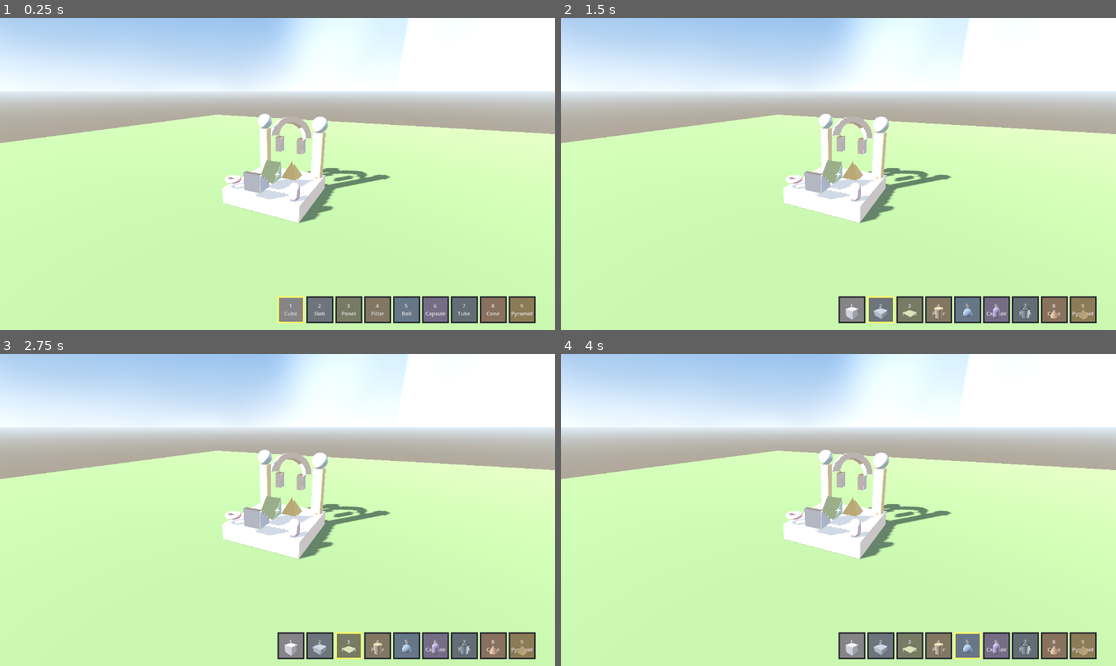
Above: before the commit, frames 1-4 (two rows, left to right).
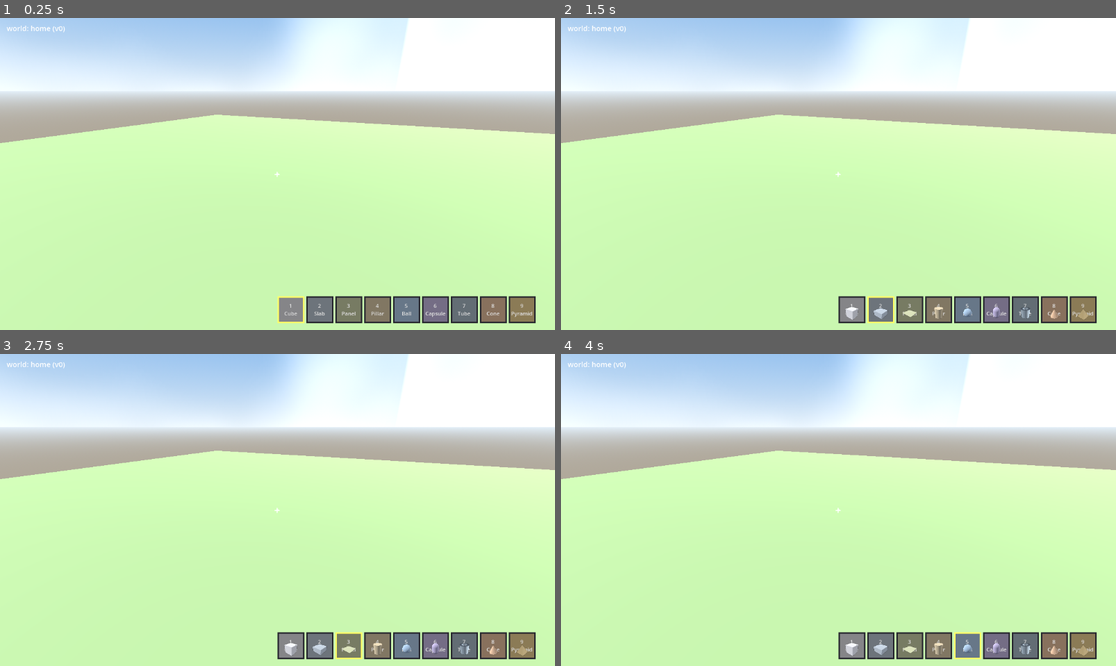
Above: after the commit, the same moments.

Repository: liamhodgsonhollingsworth/Resonance-Evolution
Game: Godot game, scene res://aperture/sandbox_home.tscn
Two runs of this game, one before a commit and one after it. Both use one fixed random seed, a clock stepped at 60 frames per second and the inputs below. This scene is started directly instead of the project's main scene.
Inputs:
- Up to frame 1 (0.25 s): no input
- Up to frame 2 (1.5 s): click "1 Cube" at 0.5 s; click "2 Slab" at 1.25 s
- Up to frame 3 (2.75 s): click "3 Panel" at 2 s
- Up to frame 4 (4 s): click "4 Pillar" at 2.75 s; click "5 Ball" at 3.5 s

The runs differ from the first frame. In frame 1, 4.3% of the frame differs, in the area x 1-71%, y 2-66%; in frame 2, 4.3%; in frame 3, 4.3%; in frame 4, 4.3%.

Commit message:
feat(aperture): windowed proofs + world isolation + headless test for the Home area
- sandbox_home.gd: switch to the 'home' append-only world after super._ready()
  (guarded against the --shot race); override _take_shot to write docs/sandbox_home.png
  (placed objects + PainterlySky sky/clouds), not clobbering the base sandbox proof.
- aperture_3d.gd: add --shot-home-door mode framing the new Home door on the +X wall.
- headless_sandbox_home_test.gd: asserts the door target + same-window plan, the home
  scene loads clean, editing is inherited, world=home, place works, sky present. All PASS.
- Proof PNGs: docs/aperture_home_door.png (Home door in the room),
  docs/sandbox_home.png (standing in the home area, placed build + sky/clouds).

Co-Authored-By: Claude Opus 4.8 <noreply@anthropic.com>

Diff:
--- a/godot/aperture/aperture_3d.gd
+++ b/godot/aperture/aperture_3d.gd
@@ -167,7 +167,9 @@
 		_build_hud()
 		Input.mouse_mode = Input.MOUSE_MODE_CAPTURED
 	_apply_camera_rotation()
-	if _shot_board_requested():
+	if _shot_home_door_requested():
+		await _take_home_door_shot()
+	elif _shot_board_requested():
 		await _take_board_shot()
 	elif _shot_requested():
 		await _take_shot()
@@ -890,6 +892,37 @@
 	return "--shot-board" in OS.get_cmdline_user_args() or "--shot-board" in OS.get_cmdline_args()
 
 
+func _shot_home_door_requested() -> bool:
+	return "--shot-home-door" in OS.get_cmdline_user_args() or "--shot-home-door" in OS.get_cmdline_args()
+
+
+## Windowed proof that the NEW Home door is present in the current aperture room (Liam 2026-07-06 slice
+## 1). Frames the +X wall where the Home door sits, so the screenshot shows the glowing door + its
+## "Home" lintel sign inside the room, then quits. --shot-home-door needs a display.
+func _take_home_door_shot() -> void:
+	_did_shot = true
+	if _headless:
+		print("[aperture_3d] --shot-home-door needs a display. Exit 2.")
+		get_tree().quit(2)
+		return
+	# Stand in the room facing the +X wall (where the Home door is at [11.4,0,0]); the door + sign fill frame.
+	_pos = Vector3(4.0, 1.9, 0.0)
+	_cam.position = _pos
+	_yaw = deg_to_rad(-90.0)   # look toward +X
+	_pitch = 0.05
+	_apply_camera_rotation()
+	await get_tree().create_timer(1.0).timeout
+	for _i in 8:
+		await get_tree().process_frame
+	await RenderingServer.frame_post_draw
+	var out := "res://docs/aperture_home_door.png"
+	var img := get_viewport().get_texture().get_image()
+	DirAccess.make_dir_recursive_absolute(ProjectSettings.globalize_path("res://docs"))
+	img.save_png(out)
+	print("[aperture_3d] home-door proof written: %s" % out)
+	get_tree().quit(0)
+
+
 ## Windowed proof that the 3D computer opens the 2D board as a SAME-WINDOW overlay (spec item 4).
 ## Programmatically mounts the board (the exact call the empty-hand right-click makes), captures it,
 ## then quits — the interaction the mouse-less --shot cannot exercise.
--- a/godot/aperture/sandbox_home.gd
+++ b/godot/aperture/sandbox_home.gd
@@ -37,10 +37,21 @@
 	# Complete a seamless same-window ENTER if we arrived through a door transition — same call the
 	# aperture room makes, so the door's fade resolves into view here too (no-op if opened directly).
 	SceneTransition.fade_in_on_ready(self)
-	# Build in the home area's OWN append-only world by default (separate from the "starter" sandbox
-	# world). The base _ready reads `world_name` when loading, so set it BEFORE calling up.
-	world_name = HOME_WORLD
 	super._ready()
+	# Build in the home area's OWN append-only world (separate from the free-standing "starter" sandbox
+	# world). The base _ready reads the world from the SHARED sandbox_params.json (which has no `world`
+	# key, so it defaults to "starter"); we switch AFTER super via the base's own world-switch path. The
+	# per-frame params watcher then defaults its comparison to the CURRENT world_name ("home") — with no
+	# `world` key in params it sees no change and never yanks us back to "starter". Reuse, no base edit.
+	if _did_shot:
+		# A --shot run already screenshotted + quit inside super._ready(); do NOT switch worlds after (a
+		# post-shot _clear_objects would race the grab and blank the proof). The shot placed into the active
+		# world already. Interactive runs fall through to the home-world switch below.
+		return
+	if not _headless and world_name != HOME_WORLD:
+		_switch_world(HOME_WORLD)
+	else:
+		world_name = HOME_WORLD
 
 
 ## OVERRIDE: give the home area a SKY + CLOUDS environment (standing directive — 3D scenes are always
@@ -67,3 +78,36 @@
 	floor_mi.material_override = fmat
 	floor_mi.position = Vector3(0, -0.5 * grid_size, 0)
 	add_child(floor_mi)
+
+
+## OVERRIDE the proof shot so it captures the HOME AREA specifically (a placed object + visible sky +
+## clouds), writing docs/sandbox_home.png — WITHOUT clobbering the base sandbox's own proof PNG. This is
+## the windowed real-path evidence: standing in the home area, an object placed by the real place path,
+## the PainterlySky+Clouds environment behind it. (--shot needs a display; headless is a no-op exit 2.)
+func _take_shot() -> void:
+	_did_shot = true
+	if _headless:
+		print("[sandbox_home] --shot needs a display (no renderer under --headless). Exit 2.")
+		get_tree().quit(2)
+		return
+	# Place a couple of objects through the real free-place path so the proof shows building in the home.
+	_place_block_free(1, Vector3(-1.5, 0.0, -3.0), 0.0)   # a cube
+	_place_block_free(3, Vector3(1.5, 0.0, -3.5), 0.0)    # a pillar (palette index 3 in the base)
+	_place_block_free(4, Vector3(0.0, 0.0, -2.0), 0.0)    # a ball
+	# Stand back and look slightly UP so the sky + clouds fill the top of the frame (not a black void).
+	_cam.position = Vector3(0.0, 2.2, 3.0)
+	_yaw = 0.0
+	_pitch = 0.12
+	_apply_camera_rotation()
+	var deadline := Time.get_ticks_msec() + 15000
+	while assets.pending_count() > 0 and Time.get_ticks_msec() < deadline:
+		await get_tree().process_frame
+	for _i in 8:
+		await get_tree().process_frame
+	await RenderingServer.frame_post_draw
+	var out := "res://docs/sandbox_home.png"
+	var img := get_viewport().get_texture().get_image()
+	DirAccess.make_dir_recursive_absolute("res://docs")
+	img.save_png(out)
+	print("[sandbox_home] proof written: %s  (%d objects placed, world=%s)" % [out, objects.size(), world_name])
+	get_tree().quit(0)
--- /dev/null
+++ b/godot/headless_sandbox_home_test.gd
@@ -0,0 +1,100 @@
+extends SceneTree
+## Headless proof for the aperture HOME area (Liam 2026-07-06, room-series slice 1):
+##   1. aperture_3d.gd door_specs contains a Home door -> res://aperture/sandbox_home.tscn.
+##   2. SceneTransition plans that Home target as a SAME-WINDOW swap (walk-in, seamless).
+##   3. The home scene LOADS with zero errors, exposes the inherited sandbox editing surface, and a
+##      place through the real fn actually adds an object (place works in the home area).
+##   4. The home area has a SKY + CLOUDS environment (not a black void).
+## Prints HOME_TEST_JSON:{...}; exit 0 = all PASS.
+##
+## Run: <Godot> --headless --path godot -s res://headless_sandbox_home_test.gd
+
+const SceneTransition := preload("res://aperture/scene_transition.gd")
+
+func _init() -> void:
+	var out := { "checks": [], "ok": true }
+	_run(out)
+
+func _fail(out: Dictionary, name: String, detail: String) -> void:
+	out["ok"] = false
+	out["checks"].append({ "name": name, "pass": false, "detail": detail })
+	push_error("HOME_TEST FAIL: %s — %s" % [name, detail])
+
+func _pass(out: Dictionary, name: String, detail: String = "") -> void:
+	out["checks"].append({ "name": name, "pass": true, "detail": detail })
+
+func _run(out: Dictionary) -> void:
+	# --- 1. the aperture room has a Home door with the right target ---
+	var room_script = load("res://aperture/aperture_3d.gd")
+	var room = room_script.new()
+	var specs: Array = room.door_specs
+	var home_spec := {}
+	for s in specs:
+		if String(s.get("scene", "")) == "res://aperture/sandbox_home.tscn":
+			home_spec = s
+			break
+	if home_spec.is_empty():
+		_fail(out, "door_present", "no door in aperture_3d.door_specs targets res://aperture/sandbox_home.tscn")
+	else:
+		_pass(out, "door_present", "label=%s pos=%s" % [String(home_spec.get("label","?")), str(home_spec.get("position"))])
+		var plan := SceneTransition.plan(home_spec)
+		if bool(plan.get("ok", false)) and String(plan.get("channel","")) == "same_window":
+			_pass(out, "door_same_window", "channel=same_window scene=%s" % String(plan.get("scene","")))
+		else:
+			_fail(out, "door_same_window", "plan=%s" % str(plan))
+	room.free()
+
+	# --- 2/3. the home scene loads with zero errors + placement works ---
+	var ps: PackedScene = load("res://aperture/sandbox_home.tscn")
+	if ps == null:
+		_fail(out, "home_loads", "PackedScene load returned null")
+		_finish(out)
+		return
+	var home = ps.instantiate()
+	if home == null:
+		_fail(out, "home_loads", "instantiate returned null")
+		_finish(out)
+		return
+	get_root().add_child(home)
+	for _i in 8:
+		await process_frame
+	_pass(out, "home_loads", "scene=%s world=%s" % [home.name, String(home.get("world_name"))])
+
+	var has_place := home.has_method("_place_block_free") and home.has_method("_click_secondary")
+	var has_wand_surface := home.has_method("wand_set_selection")
+	if has_place and has_wand_surface:
+		_pass(out, "editing_inherited", "has _place_block_free/_click_secondary/wand_set_selection")
+	else:
+		_fail(out, "editing_inherited", "place=%s wand=%s" % [str(has_place), str(has_wand_surface)])
+
+	if String(home.get("world_name")) == "home":
+		_pass(out, "home_world", "world_name=home")
+	else:
+		_fail(out, "home_world", "world_name=%s (expected home)" % String(home.get("world_name")))
+
+	var before := (home.get("objects") as Dictionary).size()
+	home.call("_place_block_free", 1, Vector3(0.0, 0.0, -3.0), 0.0)
+	await process_frame
+	var after := (home.get("objects") as Dictionary).size()
+	if after > before:
+		_pass(out, "place_works", "objects %d -> %d" % [before, after])
+	else:
+		_fail(out, "place_works", "no object added (before=%d after=%d)" % [before, after])
+
+	var has_sky := false
+	for c in home.get_children():
+		if c is WorldEnvironment and (c as WorldEnvironment).environment != null:
+			var e := (c as WorldEnvironment).environment
+			if e.background_mode == Environment.BG_SKY and e.sky != null:
+				has_sky = true
+	if has_sky:
+		_pass(out, "sky_present", "WorldEnvironment BG_SKY with a Sky resource")
+	else:
+		_fail(out, "sky_present", "no WorldEnvironment with a Sky background found")
+
+	_finish(out)
+
+func _finish(out: Dictionary) -> void:
+	print("HOME_TEST_JSON:", JSON.stringify(out))
+	print("HOME_TEST_RESULT:", "PASS" if out["ok"] else "FAIL")
+	quit(0 if out["ok"] else 1)
Not shown, added: godot/aperture/sandbox_home.gd.uid
Binary file added: godot/docs/aperture_home_door.png
Not shown, added: godot/docs/aperture_home_door.png.import
Binary file added: godot/docs/sandbox_home.png
Not shown, added: godot/docs/sandbox_home.png.import
Not shown, added: godot/headless_sandbox_home_test.gd.uid
